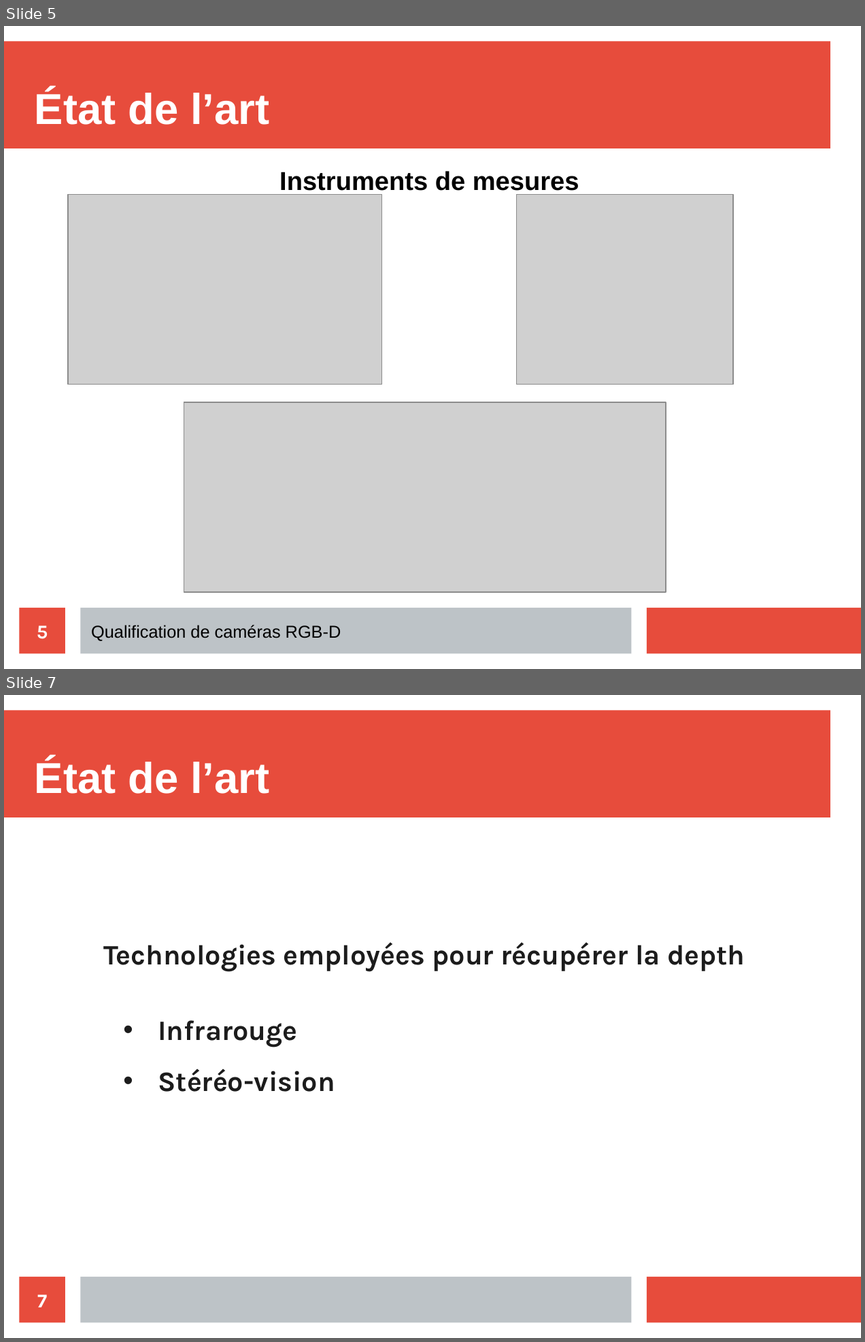
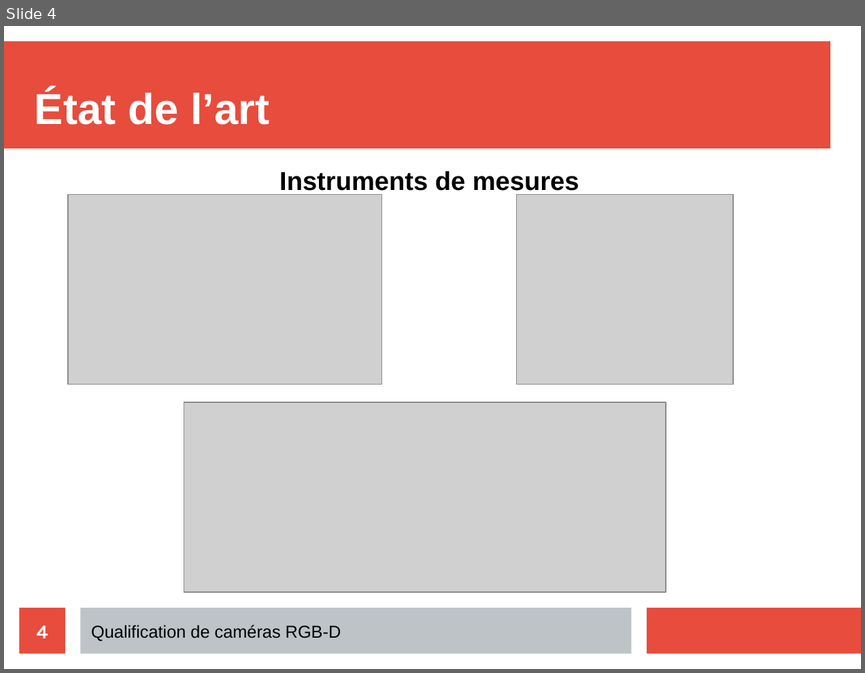
Before and after one commit to YasmineBOU/MemoireProjetTuteure, a slide deck: Présentations/présentation.odp. Shown one above the other, each under a label of ours: slides 5 and 7 before the commit, slide 4 after it; the slides between them are not shown. The pictures are 865x1342 and 865x673 pixels, drawn with LibreOffice and Linux fonts; fonts in the diff are those of the drawing; grey boxes stand for pictures. Boxes give left, top, right and bottom in pixels: in the first picture for what was removed or moved away, otherwise in the second. Text is boxed around its words. In the diff, an @@ line names an element or a change of style, - is before the commit and + after.

```diff
--- a/Présentations/présentation.odp
+++ b/Présentations/présentation.odp
@@ slide 7 removed at (4,695,861,1338), background #FFFFFF; not listed: 3 template elements that a slide beside it also shows @@
@@ title removed at (35,759,269,794) @@
-État de l’art
@@ text removed at (103,942,745,972) @@
-Technologies employées pour récupérer la depth
@@ text removed at (158,1020,335,1091) @@
-• Infrarouge
-• Stéréo-vision
@@ page number removed at (20,1276,65,1323) @@
-7
@@ what was slide 5 is now slide 4 @@
@@ page number at (37,625,48,638): text changed @@
-5
+4
```
Also in this commit, not shown: 6 slides changed, 1 slide added, 2 other slides removed, 1 other file.
